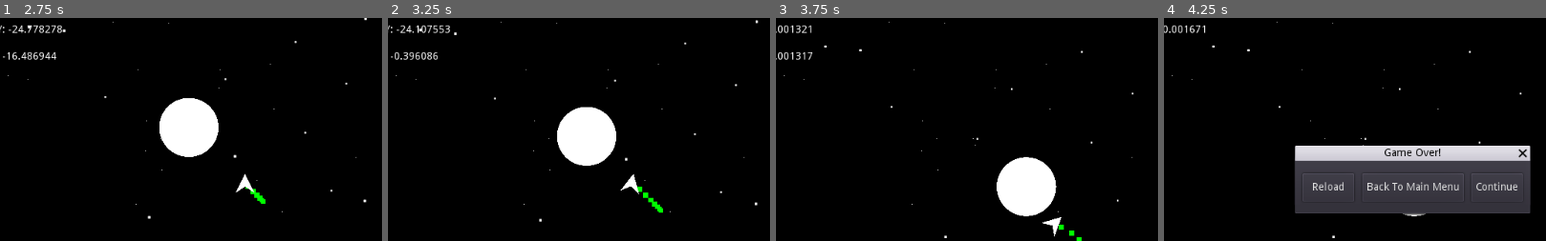
Above: before the commit, frames 1-4 (left to right).
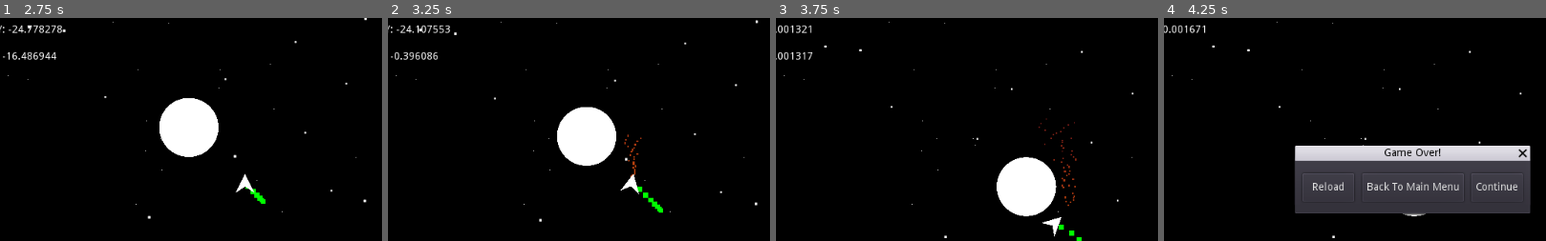
Above: after the commit, the same moments.

Repository: CallMeGenevieve/Starbounce
Game: Godot game, scene res://scenes/MainMenu/MainMenu.tscn
Same seed, same stepped clock (60 frames per second), same inputs: the game is played once before the commit and once after it.
Inputs:
- Up to frame 1 (2.75 s): click "Start Space" at 0.5 s; click "Edit Space" at 1.25 s; click "Menu" at 2 s
- Up to frame 2 (3.25 s): hold Right (turn_ship_right) from 2.78 s (still down); hold Down (break_ship) from 2.78 s (still down)
- Up to frame 3 (3.75 s): release Right (turn_ship_right) at 3.53 s; release Down (break_ship) at 3.53 s; hold Left (turn_ship_left) from 3.53 s (still down); tap Tab (switch_focus) at 3.6 s
- Up to frame 4 (4.25 s): keep holding Left (turn_ship_left)
The pictures show only the part of the screen within x 18-68%, y 12-62%; the shares and areas given below are measured in that part.

Frame 1 is identical in both runs. In frame 2, 0.1% of the frame differs, in the area x 61-67%, y 52-72%; in frame 3, 0.2%, in the area x 68-79%, y 44-85%; in frame 4, nothing differs.

Commit message:
Add thruster particles
This commit adds thruster particles for the Hope Ship to indicate when
it is accelerating with thrusters.

Diff:
--- a/scenes/HopeShip/HopeShip.gd
+++ b/scenes/HopeShip/HopeShip.gd
@@ -9,8 +9,8 @@
 export var speed = Vector2(0, 0)
 export var acceleration = Vector2(0, 0)
 export var thrust = Vector2(0, -1)
-export var angle_speed = 0
-export var direction = 0
+export var angle_speed = 0  # the speed at which the ship rotates every frame
+export var direction = 0  # indicates forward/backward/no acceleration from thrusters (1, -1, 0)
 
 export var stay_in_place = false
 
@@ -27,12 +27,22 @@
 
 func apply_acceleration(delta):
 	get_node("Sprite").rotation += self.angle_speed * delta
-	get_node("Positional Particles").rotation += self.angle_speed * delta
+	#get_node("Positional Particles").rotation += self.angle_speed * delta
 	get_node("CollisionShape2D").rotation += self.angle_speed * delta
 
 	if self.direction != 0:
-		self.thrust.x = sin(get_node("Sprite").rotation) * self.thrust_power
-		self.thrust.y = -cos(get_node("Sprite").rotation) * self.thrust_power
+		if not $"Thruster Particles".emitting:
+			$"Thruster Particles".emitting = true
+		var dir_x = sin(get_node("Sprite").rotation)
+		var dir_y = -cos(get_node("Sprite").rotation)
+		self.thrust.x = dir_x * self.thrust_power
+		self.thrust.y = dir_y * self.thrust_power
+
+		$"Thruster Particles".process_material.direction.x = -direction * dir_x
+		$"Thruster Particles".process_material.direction.y = -direction * dir_y
+
+	elif $"Thruster Particles".emitting:
+		$"Thruster Particles".emitting = false
 
 	self.acceleration += self.thrust * self.direction
 
@@ -97,5 +107,7 @@
 func change_particle_tick(game_speed, simulation_paused):
 	if simulation_paused:
 		$"Positional Particles".speed_scale = 0
+		$"Thruster Particles".speed_scale = 0
 	else:
 		$"Positional Particles".speed_scale = game_speed
+		$"Thruster Particles".speed_scale = game_speed
--- a/scenes/HopeShip/HopeShip.tscn
+++ b/scenes/HopeShip/HopeShip.tscn
@@ -19,6 +19,31 @@
 scale = 7.0
 scale_curve = SubResource( 2 )
 color = Color( 0, 1, 0, 1 )
+
+[sub_resource type="Gradient" id=10]
+colors = PoolColorArray( 0.773438, 0.290322, 0.0543823, 1, 0.441406, 0.100006, 0.100006, 1 )
+
+[sub_resource type="GradientTexture" id=9]
+gradient = SubResource( 10 )
+
+[sub_resource type="Curve" id=6]
+_data = [ Vector2( 0, 1 ), 0.0, -0.288584, 0, 0, Vector2( 1, 0.654545 ), -0.282025, 0.0, 0, 0 ]
+
+[sub_resource type="CurveTexture" id=7]
+curve = SubResource( 6 )
+
+[sub_resource type="ParticlesMaterial" id=5]
+lifetime_randomness = 0.25
+flag_disable_z = true
+spread = 11.61
+gravity = Vector3( 0, 0, 0 )
+initial_velocity = 153.22
+orbit_velocity = 0.0
+orbit_velocity_random = 0.0
+scale = 3.0
+scale_random = 0.37
+scale_curve = SubResource( 7 )
+color_ramp = SubResource( 9 )
 
 [sub_resource type="ConvexPolygonShape2D" id=4]
 points = PoolVector2Array( 0, -13, 13, 13, 0, 4.5, -13, 13 )
@@ -47,6 +72,11 @@
 local_coords = false
 process_material = SubResource( 3 )
 
+[node name="Thruster Particles" type="Particles2D" parent="."]
+emitting = false
+amount = 64
+process_material = SubResource( 5 )
+
 [node name="Sprite" type="Sprite" parent="."]
 scale = Vector2( 0.05, 0.05 )
 texture = ExtResource( 1 )
Not shown: 1 places in scenes/HopeShip/HopeShip.tscn that only renumber resources
